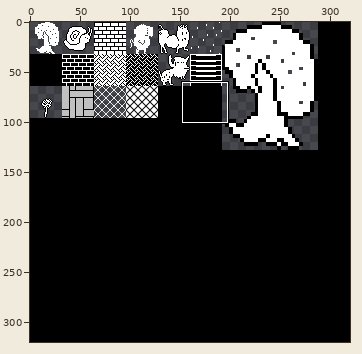
File history of a sprite sheet, assets/protoTiles.png. The first picture is a wide view before the edit; the outline marks the close-up.
Close-up. Earlier state:
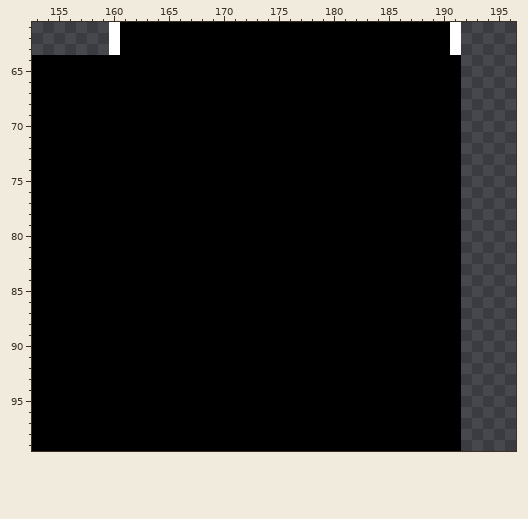
The file is 320x320 pixels. Colours within 5 levels of each other are drawn and written as one. Shown: x 153..196, y 61..99.
The same view after the edit:
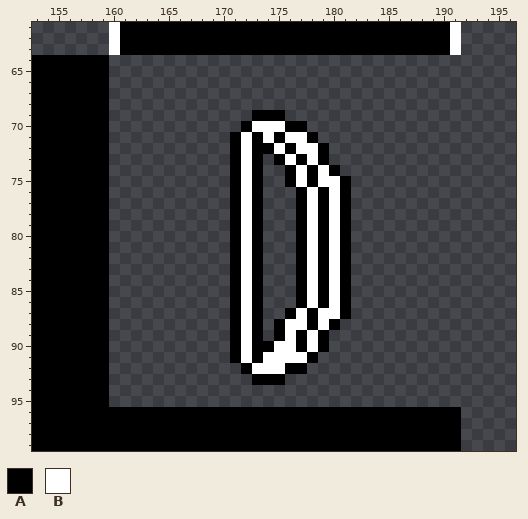
Palette (. is transparent): A #000000  B #ffffff
What changed:
Colour A becomes colour B in row 70 at x 173 to 175; in row 71 at x 172, 174 and 176 to 177; in row 72 at x 172, 175 and 177 to 178; in row 73 at x 172, 176 and 178; in row 74 at x 172, 177 and 179; in row 75 at x 172, 177 and 179 to 180.
Colour A becomes colour B in rows 76 to 86 at x 172, 178 and 180; in row 87 at x 172, 177 and 179 to 180; in row 88 at x 172, 176 to 177 and 179; in row 89 at x 172, 176 and 178; in row 90 at x 172, 175 to 176 and 178; in row 91 at x 172 and 174 to 177.
Colour A becomes colour B in row 92 at x 173 to 175.
Colour A is gone in rows 64 to 68 at x 160 to 191; in row 69 at x 160 to 172 and 176 to 191; in row 70 at x 160 to 171 and 178 to 191; in row 71 at x 160 to 170 and 179 to 191; in row 72 at x 160 to 170 and 180 to 191; in row 73 at x 160 to 170, 174 and 180 to 191.
Colour A is gone in row 74 at x 160 to 170, 174 to 175 and 181 to 191; in row 75 at x 160 to 170, 174 to 175 and 182 to 191; in rows 76 to 86 at x 160 to 170, 174 to 176 and 182 to 191; in row 87 at x 160 to 170, 174 to 175 and 182 to 191; in row 88 at x 160 to 170, 174 and 181 to 191; in row 89 at x 160 to 170, 174 and 180 to 191.
Colour A is gone in row 90 at x 160 to 170 and 180 to 191; in row 91 at x 160 to 170 and 179 to 191; in row 92 at x 160 to 171 and 178 to 191; in row 93 at x 160 to 172 and 176 to 191; in rows 94 to 95 at x 160 to 191.
